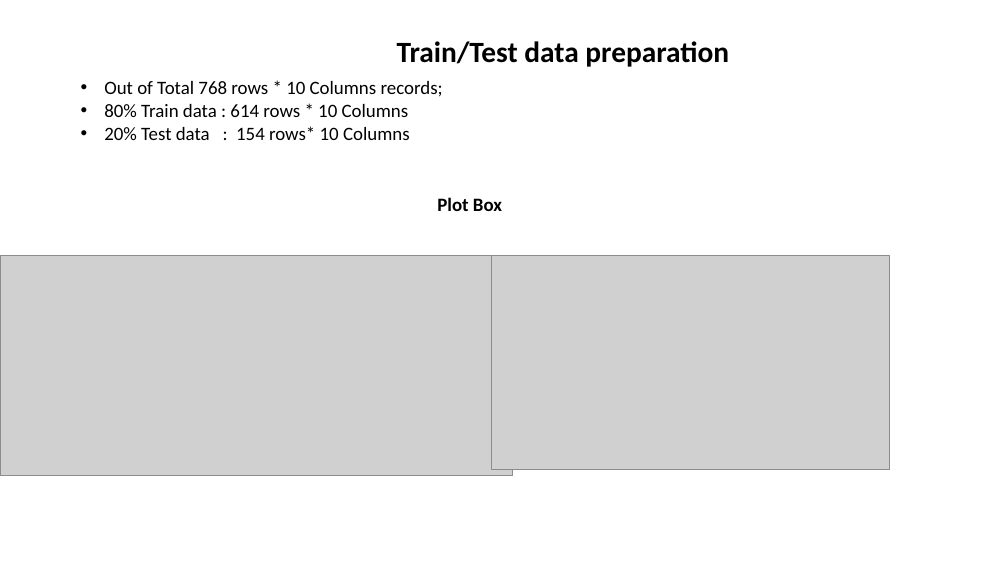
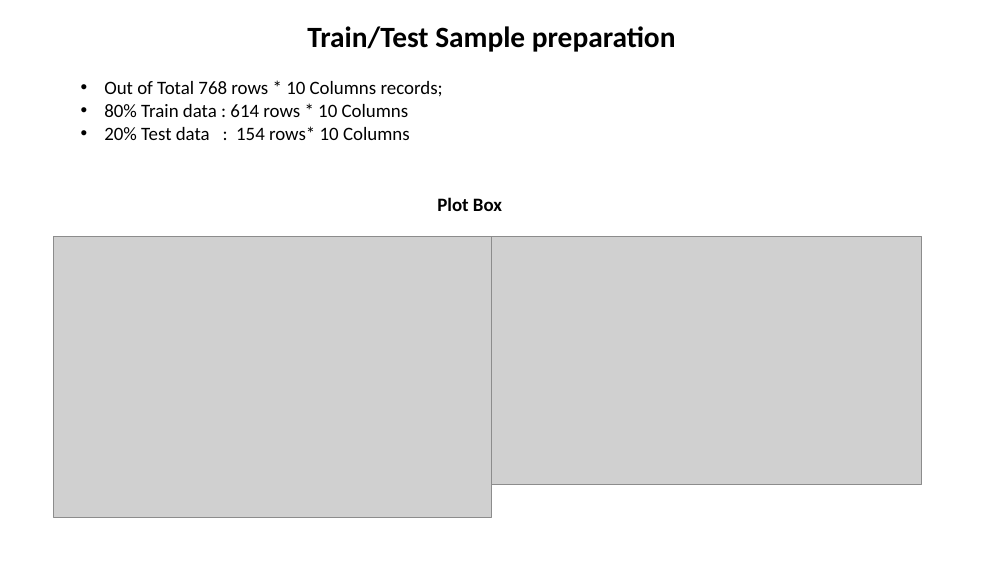
Before and after one commit to jacobmat/DataAnalysis-Projects, a slide deck: slide 8 of Pima India Diabetes Analysis-v1.pptx (slide 9 before the commit). Drawn at 1008x567 pixels with LibreOffice and Linux fonts; fonts in the diff are those of the drawing; grey boxes stand for pictures. Boxes give left, top, right and bottom in pixels: in the first picture for what was removed or moved away, otherwise in the second. Text is boxed around its words. In the diff, an @@ line names an element or a change of style, - is before the commit and + after.

```diff
--- a/Pima India Diabetes Analysis-v1.pptx
+++ b/Pima India Diabetes Analysis-v1.pptx
@@ text at (307,26,676,52): text changed @@
-Train/Test data preparation
+Train/Test Sample preparation
@@ picture: place and size @@
-picture at (0,256,513,476)
+picture at (53,237,492,517)
@@ picture: place and size @@
-picture at (492,256,889,470)
+picture at (492,237,922,485)
```
Also in this commit, not shown: 3 other slides changed, 1 slide removed.
